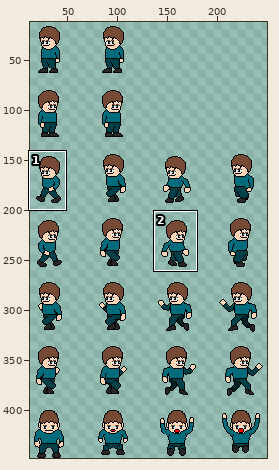
Sprite sheet -- android/assets/player.png. The picture above shows the old version from afar; the outline marks the close-up.
Close-up. First the earlier version:
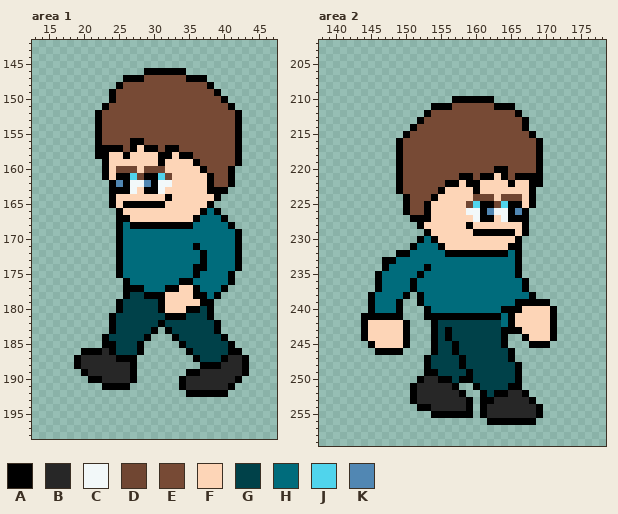
The file is 256x448 pixels. Colours within 5 levels of each other are drawn and written as one. Shown: area 1: x 13..47, y 142..198; area 2: x 138..178, y 202..259. The old version is drawn lined up with the new one. The wide view leaves out empty margins. The commit also changed other parts of the picture, which this record leaves out.
Palette (. is transparent): A #000000  B #272727  C #f2f8f9  D #704632  E #774a35  F #fdd5b7  G #004149  H #006c7c  J #50d4ec  K #5187b3
Pixels before, area 1, first column x 19:
146 ..........AAAAAA.........
147 .......AAAEEEEEEAAA......
148 ......AEEEEEEEEEEEEA.....
149 .....AEEEEEEEEEEEEEEA....
150 .....AEEEEEEEEEEEEEEEA...
151 ....AEEEEEEEEEEEEEEEEEA..
152 ...AEEEEEEEEEEEEEEEEEEEA.
153 ...AEEEEEEEEEEEEEEEEEEEA.
154 ...AEEEEEEEEEEEEEEEEEEEA.
155 ...AEEEEEEEEEEEEEEEEEEEA.
156 ...AEEEEAAEEEEEEEEEEEEEA.
157 ...AAAAEAFAAEAAEEEEEEEEA.
158 ...AAFFAFFFFAAFAAEEEEEEA.
159 ....AFFFFFFFAFFFFAEEEEEA.
160 ....AFDDDFDDDFFFFFAEEEA..
161 ....AFAAJDAAJDFFFFFAEEA..
162 .....AKACCKACCFFFFFAEEA..
163 .....AAACFAACFFFFFFAAA...
164 .....AFFFFFFFAFFFFFFA....
165 .....AFAAAAAAFFFFFFA.....
166 ......AFFFFFFFFFFFAHA....
167 ......AAFFFFFFFFFAHHHA...
168 ......AHAAAAAAAAAHHHHHA..
169 ......AHHHHHHHHHHHHHHHHA.
170 ......AHHHHHHHHHHHHHHHHA.
171 ......AHHHHHHHHHHAHHHHHA.
172 ......AHHHHHHHHHHHAHHHHA.
173 ......AHHHHHHHHHHHAHHHHA.
174 ......AHHHHHHHHHHAAHHHHA.
175 ......AHHHHHHHHHHAHHHHA..
176 .......AHHHHHHHAAHHHHHA..
177 .......AAAHHHAAFFAHHHA...
178 .......AGGAAAFFFFAAHA....
179 ......AGGGGGAFFFFFAA.....
180 ......AGGGGGAFFFAAGA.....
181 .....AGGGGGGGAAAGGGA.....
182 .....AGGGGGGAGGGGGGGA....
183 .....AGGGGGA.AGGGGGGA....
184 ....AGGGGGA...AGGGGGGA...
185 ....AAGGGA.....AGGGGGGA..
186 .AAABAGGGA......AGGGGGAA.
187 ABBBBBAAA........AGGGABBA
188 ABBBBBBBA.........AAABBBA
189 .ABBBBBBA.......AABBBBBBA
190 ..AABBBBA......ABBBBBBBA.
191 ....AAAA.......ABBBBBBA..
192 ................AAAAAA...
Pixels before, area 2, first column x 144:
210 .............AAAAAA.........
211 ..........AAAEEEEEEAAA......
212 .........AEEEEEEEEEEEEA.....
213 ........AEEEEEEEEEEEEEEA....
214 .......AEEEEEEEEEEEEEEEA....
215 ......AEEEEEEEEEEEEEEEEEA...
216 .....AEEEEEEEEEEEEEEEEEEEA..
217 .....AEEEEEEEEEEEEEEEEEEEA..
218 .....AEEEEEEEEEEEEEEEEEEEA..
219 .....AEEEEEEEEEEEEEEEEEEEA..
220 .....AEEEEEEEEEEEEEAAEEEEA..
221 .....AEEEEEEEEAAEAAFAEAAAA..
222 .....AEEEEEEAAFAAFFFFAFFAA..
223 .....AEEEEEAFFFFAFFFFFFFA...
224 ......AEEEAFFFFFDDDFDDDFA...
225 ......AEEAFFFFFDJAADJAAFA...
226 ......AEEAFFFFFCCAKCCAKA....
227 .......AAAFFFFFFCAAFCAAA....
228 ........AFFFFFFAFFFFFFFA....
229 .........AFFFFFFAAAAAAFA....
230 ........AHAFFFFFFFFFFFA.....
231 .......AHHHAFFFFFFFFFAA.....
232 .....AAHHHHHAAAAAAAAAHA.....
233 ...AAHHHHHHHHHHHHHHHHHA.....
234 ...AHHHHHAHHHHHHHHHHHHA.....
235 ..AHHHHHAHHHHHHHHHHHHHA.....
236 ..AHHHHAHHHHHHHHHHHHHHHA....
237 ..AHHHHAHHHHHHHHHHHHHHHA....
238 .AHHHHA.AHHHHHHHHHHHHHHHA...
239 .AHHHA..AHHHHHHHHHHHHHAAAAA.
240 .AHHHA...AHHHHHHHHHHAAAFFFFA
241 AAAAAA...AAAAAAAAAAAHAFFFFFA
242 AFFFFFA...AGGGGGGGGGHAFFFFFA
243 AFFFFFA...AGAGGGGGGGAAAFFFFA
244 AFFFFFA...AGAGGGGGGGA..AFFFA
245 .AFFFFA...AGGAGGGGGGA...AAA.
246 ..AAAA....AGGAGGGGGGGA......
247 .........AGGGGAGGGGGGA......
248 .........AGGGGAGGGGGGGA.....
249 .........AAGGGGAGGGGGGA.....
250 ........ABBAAGAAGGGGGGA.....
251 .......ABBBBBA..AGGGGAA.....
252 .......ABBBBBBA..AGAABBA....
253 .......ABBBBBBBA.AABBBBBA...
254 ........AABBBBBA.ABBBBBBBA..
255 ..........AAAAAA.ABBBBBBBA..
256 ..................AAAAAAA...
The same view after the edit:
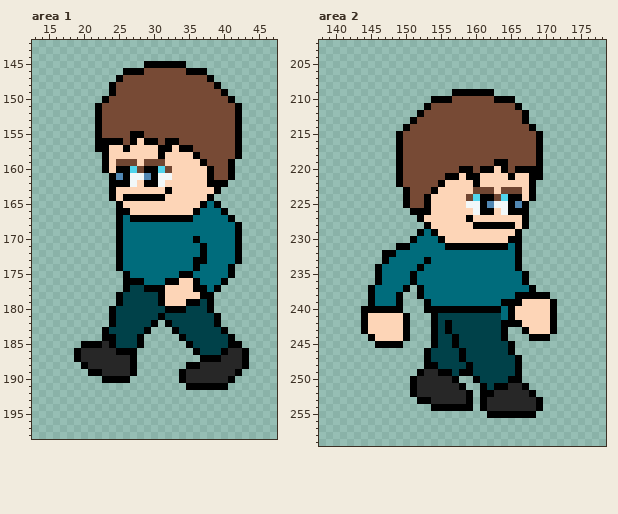
From old to new:
whole drawing moved by +0,+3 (the old picture is shown already moved)
Changed rows in their new state; - is an unchanged pixel.
Area 1:
first column x 22:
145 -------AAAAAA--------
146 ----AAAEEEEEEAAA-----
147 ---AEEE------EEEA----
148 --AE------------EA---
149 -----------------EA--
150 -AE---------------EA-
151 AE-----------------EA
first column x 19:
155 --------AA---------------
156 ----AAA--FAA-AA----------
157 -----FFAF-FFA-FAA--------
158 ---.---F-----F-FFA-------
159 ------DDD-DDD----FA---A.-
160 ------AAJDAAJD----FA-----
161 ----.AK-CCK-CC-----------
162 ------A--FA--F------AA.--
163 ------FFF-FFFA-----F-.---
164 -------AAAAAAF-----A.----
165 -----.AFFFFFF-----AHA----
166 -------A---------AH-HA---
167 -------HAAAAAAAAAH---HA--
168 --------HHHHHHHHH-----HA-
170 -----------------A-------
171 -----------------HA------
173 -----------------A-------
174 ------------------H---A.-
175 ------.A-------AAH-------
176 --------AA---AAFFA---A.--
177 --------GGAAAFF---A-A.---
178 ------AG--GG-----F-A.----
179 ----------------AAG------
180 -----AG-----GAAAGG-------
181 ------------AGGG---GA----
182 -----------A.A-----------
183 ----AG----A.-.A-----GA---
184 -----A---A.---.A-----GA--
185 -AAAB----------.A------A-
186 ABBB-BAAA.------.A---ABBA
187 ------BB---------.AAAB---
188 .A--------------AABBB----
189 -.AA-----------ABB-----A.
190 --..AAAA.-------------A.-
191 ----....-------.AAAAAA.--
192 ----------------......---
Area 2:
first column x 149:
209 --------AAAAAA-------
210 -----AAAEEEEEEAAA----
211 ----AEEE------EEEA---
212 ---AE------------EA--
213 --AE-----------------
214 -AE---------------EA-
215 AE-----------------EA
first column x 144:
219 -------------------AA-------
220 --------------AA-AAF--AAA---
221 ------------AAF-AFF-FAFF----
222 -----------AFF-F-----F---.--
223 -----.A---AF----DDD-DDD-----
224 ---------AF----DJAADJAA-----
225 ---------------CC-KCC-KA.---
226 ------.AA------F--AF--A-----
227 -------.-F-----AFFF-FFF-----
228 --------.A-----FAAAAAA------
229 --------AHA-----FFFFFFA.----
230 -------AH-HA---------A------
231 -----AAH---HAAAAAAAAAH------
232 ---AAHH-----HHHHHHHHH-------
233 ----H----A------------------
234 --AH----AH------------------
235 -------AH-------------HA----
237 -AH---A.A--------------HA---
238 -----A.---------------AA-AA-
239 --------.A----------AA-FFFFA
240 A-AAA-----AAAAAAAAAAH-F-----
241 -FFFFFA--.-GGGGGGGGG--------
242 ------------A-------A-A-----
243 ---------------------..A----
244 .A----------GA---------.AAA.
245 -.AAAA.-------------GA--...-
246 --....---AG--GA-------------
247 ---------------------GA-----
248 ----------A---GA------------
249 --------ABBAA-A-------------
250 -------AB--BBA..A----A------
251 -------------BA-.A-AABBA----
252 --------------BA--ABB--BA---
253 -------.AA--------B-----BA--
254 --------..AAAAA-------------
255 ----------......-.AAAAAAA.--
256 ------------------.......---
